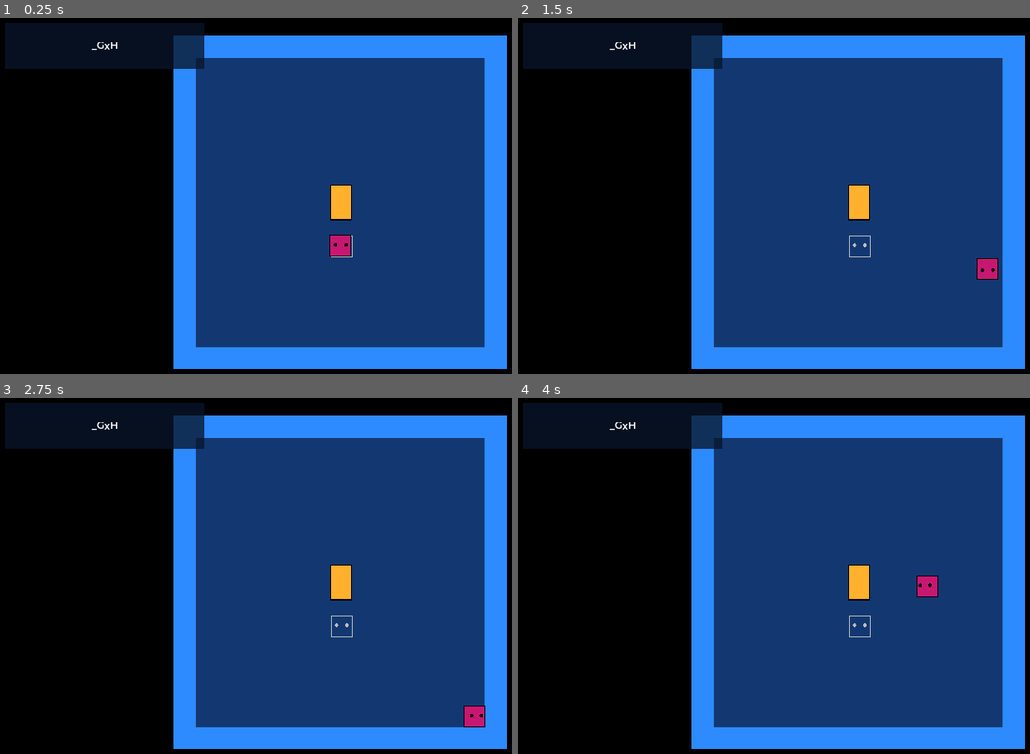
Above: before the commit, frames 1-4 (two rows, left to right).
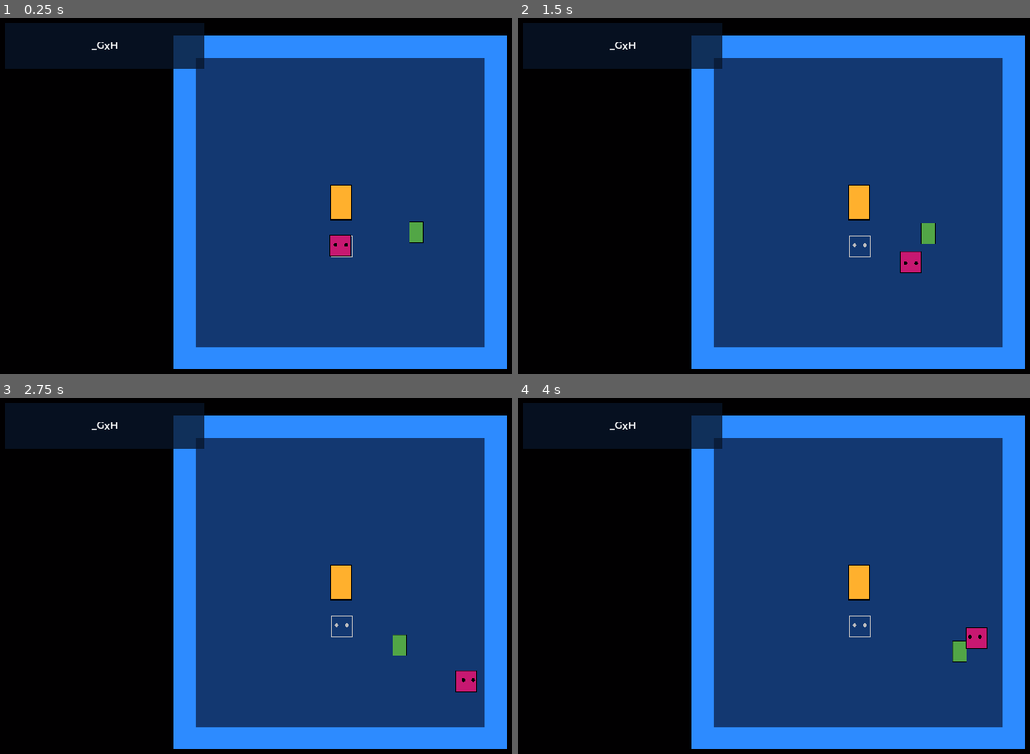
Above: after the commit, the same moments.

Repository: Ivorforce/Wickerman
Game: Godot game, scene res://Levels/Main.tscn
Same seed, same stepped clock (60 frames per second), same inputs: the game is played once before the commit and once after it.
Inputs:
- Up to frame 1 (0.25 s): no input
- Up to frame 2 (1.5 s): tap Enter at 0.5, 0.6, 1.35 s; hold Right (right) 0.53-1.28 s; hold Down (down) from 1.28 s (still down)
- Up to frame 3 (2.75 s): release Down (down) at 2.03 s; hold Right (right) from 2.03 s (still down); tap Enter at 2.1 s
- Up to frame 4 (4 s): release Right (right) at 2.78 s; hold Up (up) 2.78-3.53 s; tap Enter at 2.85, 3.6 s; hold A (left) from 3.53 s (still down)

The runs differ from the first frame. In frame 1, 0.2% of the frame differs, in the area x 79-83%, y 57-64%; in frame 2, 0.7%, in the area x 74-94%, y 57-74%; in frame 3, 0.7%; in frame 4, 0.7%.

Commit message:
Add a corpse that can be dragged.

Diff:
--- /dev/null
+++ b/Actors/Corpse/Corpse.gd
@@ -0,0 +1,14 @@
+extends KinematicBody2D
+class_name Corpse
+
+# A factor that controls the character's inertia.
+export var friction = 0.18
+
+# Mapping of direction to a sprite index.
+
+var _velocity := Vector2.ZERO
+
+
+func _physics_process(delta):
+	_velocity = move_and_slide(_velocity)
+	_velocity = _velocity * friction
--- /dev/null
+++ b/Actors/Corpse/Corpse.tscn
@@ -0,0 +1,17 @@
+[gd_scene load_steps=4 format=2]
+
+[ext_resource path="res://Actors/NPC/NPC.svg" type="Texture" id=1]
+[ext_resource path="res://Actors/Corpse/Corpse.gd" type="Script" id=2]
+
+[sub_resource type="RectangleShape2D" id=1]
+extents = Vector2( 20, 30 )
+
+[node name="NPC" type="KinematicBody2D"]
+script = ExtResource( 2 )
+
+[node name="Sprite" type="Sprite" parent="."]
+scale = Vector2( 0.1, 0.15 )
+texture = ExtResource( 1 )
+
+[node name="CollisionShape2D" type="CollisionShape2D" parent="."]
+shape = SubResource( 1 )
--- /dev/null
+++ b/Actors/NPC/NPC.svg
@@ -0,0 +1,69 @@
+<?xml version="1.0" encoding="UTF-8" standalone="no"?>
+<svg
+   xmlns:dc="http://purl.org/dc/elements/1.1/"
+   xmlns:cc="http://creativecommons.org/ns#"
+   xmlns:rdf="http://www.w3.org/1999/02/22-rdf-syntax-ns#"
+   xmlns:svg="http://www.w3.org/2000/svg"
+   xmlns="http://www.w3.org/2000/svg"
+   xmlns:sodipodi="http://sodipodi.sourceforge.net/DTD/sodipodi-0.dtd"
+   xmlns:inkscape="http://www.inkscape.org/namespaces/inkscape"
+   width="109.83874mm"
+   height="109.83873mm"
+   viewBox="0 0 109.83874 109.83873"
+   version="1.1"
+   id="svg8"
+   inkscape:version="1.0 (4035a4fb49, 2020-05-01)"
+   sodipodi:docname="YellowSquare.svg">
+  <defs
+     id="defs2" />
+  <sodipodi:namedview
+     id="base"
+     pagecolor="#ffffff"
+     bordercolor="#666666"
+     borderopacity="1.0"
+     inkscape:pageopacity="0.0"
+     inkscape:pageshadow="2"
+     inkscape:zoom="0.98994949"
+     inkscape:cx="126.56062"
+     inkscape:cy="-25.567424"
+     inkscape:document-units="mm"
+     inkscape:current-layer="layer1"
+     inkscape:document-rotation="0"
+     showgrid="false"
+     inkscape:window-width="2560"
+     inkscape:window-height="1406"
+     inkscape:window-x="2869"
+     inkscape:window-y="-11"
+     inkscape:window-maximized="1"
+     inkscape:snap-others="true"
+     fit-margin-top="0"
+     fit-margin-left="0"
+     fit-margin-right="0"
+     fit-margin-bottom="0" />
+  <metadata
+     id="metadata5">
+    <rdf:RDF>
+      <cc:Work
+         rdf:about="">
+        <dc:format>image/svg+xml</dc:format>
+        <dc:type
+           rdf:resource="http://purl.org/dc/dcmitype/StillImage" />
+        <dc:title />
+      </cc:Work>
+    </rdf:RDF>
+  </metadata>
+  <g
+     inkscape:label="Capa 1"
+     inkscape:groupmode="layer"
+     id="layer1"
+     transform="translate(-471.53929,20.986155)">
+    <rect
+       y="-19.014935"
+       x="-579.4068"
+       height="105.89629"
+       width="105.89629"
+       id="rect1536"
+       style="color:#000000;overflow:visible;fill:#52a646;fill-opacity:1;stroke:#000000;stroke-width:3.94244;stroke-linecap:round;stroke-linejoin:miter;stroke-miterlimit:4;stroke-dasharray:none;stroke-opacity:1"
+       transform="scale(-1,1)" />
+  </g>
+</svg>
--- /dev/null
+++ b/Actors/NPC/NPC.tscn
@@ -0,0 +1,17 @@
+[gd_scene load_steps=4 format=2]
+
+[ext_resource path="res://Actors/NPC/NPC.svg" type="Texture" id=1]
+[ext_resource path="res://Actors/NPC/RandomMovementController.gd" type="Script" id=2]
+
+[sub_resource type="RectangleShape2D" id=1]
+extents = Vector2( 20, 30 )
+
+[node name="NPC" type="KinematicBody2D"]
+script = ExtResource( 2 )
+
+[node name="Sprite" type="Sprite" parent="."]
+scale = Vector2( 0.1, 0.15 )
+texture = ExtResource( 1 )
+
+[node name="CollisionShape2D" type="CollisionShape2D" parent="."]
+shape = SubResource( 1 )
--- /dev/null
+++ b/Actors/NPC/RandomMovementController.gd
@@ -0,0 +1,24 @@
+extends KinematicBody2D
+
+# Movement speed in pixels per second.
+export var speed := 500
+# A factor that controls the character's inertia.
+export var friction = 0.18
+
+# Mapping of direction to a sprite index.
+
+var _velocity := Vector2.ZERO
+
+
+func _physics_process(delta):
+	var direction := Vector2(0, 0)
+	# When aiming the joystick diagonally, the direction vector can have a length
+	# greater than 1.0, making the character move faster than our maximum expected
+	# speed. When that happens, we limit the vector's length to ensure the player
+	# can't go beyond the maximum speed.
+	if direction.length() > 1.0:
+		direction = direction.normalized()
+	# Using the follow steering behavior.
+	var target_velocity = direction * speed
+	_velocity += (target_velocity - _velocity) * friction
+	_velocity = move_and_slide(_velocity)
--- a/Actors/Player/PlayerTopDownAcceleration.tscn
+++ b/Actors/Player/Player.tscn
@@ -5,7 +5,7 @@
 [ext_resource path="res://Actors/Player/PlayerLEFT.svg" type="Texture" id=3]
 [ext_resource path="res://Actors/Player/PlayerRIGHT.svg" type="Texture" id=4]
 [ext_resource path="res://Actors/Player/PlayerUP.svg" type="Texture" id=5]
-[ext_resource path="res://Actors/Player/PlayerTopDownAcceleration.gd" type="Script" id=6]
+[ext_resource path="res://Actors/Player/PlayerController.gd" type="Script" id=6]
 
 [sub_resource type="SpriteFrames" id=1]
 animations = [ {
--- /dev/null
+++ b/Actors/Player/PlayerController.gd
@@ -0,0 +1,84 @@
+extends KinematicBody2D
+
+# Movement speed in pixels per second.
+export var speed := 350
+export var speed_when_dragging := 200
+
+export var corpse_drag_speed := 3000
+export var corpse_drag_distance := 100
+
+# A factor that controls the character's inertia.
+export var friction = 0.18
+
+# Mapping of direction to a sprite index.
+var _sprites := {Vector2.RIGHT: 1, Vector2.LEFT: 2, Vector2.UP: 3, Vector2.DOWN: 4}
+var _velocity := Vector2.ZERO
+
+onready var animated_sprite: AnimatedSprite = $AnimatedSprite
+
+
+var dragging_body: Corpse = null
+
+
+func _input(ev):
+	if ev is InputEventKey and ev.scancode == KEY_ENTER and not ev.is_echo() and ev.is_pressed():
+		if dragging_body == null:
+			var corpses := get_tree().get_nodes_in_group("corpses")
+			if corpses.size() == 0:
+				return
+
+			var nearest: KinematicBody2D = corpses[0]
+			for spawn_point in corpses:
+				if spawn_point.global_position.distance_to(global_position) < nearest.global_position.distance_to(global_position):
+					nearest = spawn_point
+
+			dragging_body = nearest
+			print(dragging_body)
+		else:
+			dragging_body = null
+
+func drag_corpse() -> bool:
+		var drag_direction := global_position - dragging_body.global_position
+
+		if drag_direction.length() < corpse_drag_distance:
+			return false
+
+		if drag_direction.length() > 1:
+			drag_direction = drag_direction.normalized()
+
+		dragging_body._velocity += (drag_direction * corpse_drag_speed - dragging_body._velocity) * 0.05
+		return true
+
+func _physics_process(delta):
+	var direction := Vector2(
+		Input.get_action_strength("right") - Input.get_action_strength("left"),
+		Input.get_action_strength("down") - Input.get_action_strength("up")
+	)
+
+	if direction.length() > 1.0:
+		direction = direction.normalized()
+
+	var target_velocity = direction * speed
+
+	if dragging_body != null:
+		if drag_corpse():
+			target_velocity = direction * (speed_when_dragging * (0.7 + sin(OS.get_ticks_msec() / 100) * 0.3))
+
+	_velocity += (target_velocity - _velocity) * friction
+	_velocity = move_and_slide(_velocity)
+
+
+# The code below updates the character's sprite to look in a specific direction.
+func _unhandled_input(event):
+	if event.is_action_pressed("right"):
+		_update_sprite(Vector2.RIGHT)
+	elif event.is_action_pressed("left"):
+		_update_sprite(Vector2.LEFT)
+	elif event.is_action_pressed("down"):
+		_update_sprite(Vector2.DOWN)
+	elif event.is_action_pressed("up"):
+		_update_sprite(Vector2.UP)
+
+
+func _update_sprite(direction: Vector2) -> void:
+	animated_sprite.frame = _sprites[direction]
--- a/Actors/Player/PlayerTopDownAcceleration.gd
+++ /dev/null
@@ -1,45 +0,0 @@
-extends KinematicBody2D
-
-# Movement speed in pixels per second.
-export var speed := 500
-# A factor that controls the character's inertia.
-export var friction = 0.18
-
-# Mapping of direction to a sprite index.
-var _sprites := {Vector2.RIGHT: 1, Vector2.LEFT: 2, Vector2.UP: 3, Vector2.DOWN: 4}
-var _velocity := Vector2.ZERO
-
-onready var animated_sprite: AnimatedSprite = $AnimatedSprite
-
-
-func _physics_process(delta):
-	var direction := Vector2(
-		Input.get_action_strength("right") - Input.get_action_strength("left"),
-		Input.get_action_strength("down") - Input.get_action_strength("up")
-	)
-	# When aiming the joystick diagonally, the direction vector can have a length
-	# greater than 1.0, making the character move faster than our maximum expected
-	# speed. When that happens, we limit the vector's length to ensure the player
-	# can't go beyond the maximum speed.
-	if direction.length() > 1.0:
-		direction = direction.normalized()
-	# Using the follow steering behavior.
-	var target_velocity = direction * speed
-	_velocity += (target_velocity - _velocity) * friction
-	_velocity = move_and_slide(_velocity)
-
-
-# The code below updates the character's sprite to look in a specific direction.
-func _unhandled_input(event):
-	if event.is_action_pressed("right"):
-		_update_sprite(Vector2.RIGHT)
-	elif event.is_action_pressed("left"):
-		_update_sprite(Vector2.LEFT)
-	elif event.is_action_pressed("down"):
-		_update_sprite(Vector2.DOWN)
-	elif event.is_action_pressed("up"):
-		_update_sprite(Vector2.UP)
-
-
-func _update_sprite(direction: Vector2) -> void:
-	animated_sprite.frame = _sprites[direction]
--- a/Levels/Level1.tscn
+++ b/Levels/Level1.tscn
@@ -1,8 +1,9 @@
-[gd_scene load_steps=5 format=2]
+[gd_scene load_steps=6 format=2]
 
 [ext_resource path="res://Levels/Level1.svg" type="Texture" id=1]
 [ext_resource path="res://Actors/Wickerman/Wickerman.tscn" type="PackedScene" id=2]
 [ext_resource path="res://Levels/Scenery/WhitePlayer.svg" type="Texture" id=3]
+[ext_resource path="res://Actors/Corpse/Corpse.tscn" type="PackedScene" id=4]
 
 [sub_resource type="StreamTexture" id=1]
 flags = 4
@@ -31,3 +32,6 @@
 
 [node name="CollisionPolygon2D" type="CollisionPolygon2D" parent="Borders"]
 polygon = PoolVector2Array( -416, -416, 416, -416, 416, 416, -416, 416, -416, -416, -480.165, -376.478, -479.604, 479.75, 480.067, 480.942, 478.875, -480.318, -480.165, -480.658, -480.165, -376.478 )
+
+[node name="NPC" parent="." groups=["corpses"] instance=ExtResource( 4 )]
+position = Vector2( 219, 86 )
--- a/Levels/Main.tscn
+++ b/Levels/Main.tscn
@@ -3,7 +3,7 @@
 [ext_resource path="res://Levels/SceneIndicator.tscn" type="PackedScene" id=1]
 [ext_resource path="res://Levels/Level1.tscn" type="PackedScene" id=2]
 [ext_resource path="res://Levels/SquareParticles.tscn" type="PackedScene" id=3]
-[ext_resource path="res://Actors/Player/PlayerTopDownAcceleration.tscn" type="PackedScene" id=4]
+[ext_resource path="res://Actors/Player/Player.tscn" type="PackedScene" id=4]
 
 [node name="Wickerman" type="Node2D"]
 
--- a/project.godot
+++ b/project.godot
@@ -7,6 +7,16 @@
 ;   param=value ; assign values to parameters
 
 config_version=4
+
+_global_script_classes=[ {
+"base": "KinematicBody2D",
+"class": "Corpse",
+"language": "GDScript",
+"path": "res://Actors/Corpse/Corpse.gd"
+} ]
+_global_script_class_icons={
+"Corpse": ""
+}
 
 [application]
 
Not shown, added: Actors/NPC/NPC.svg.import
